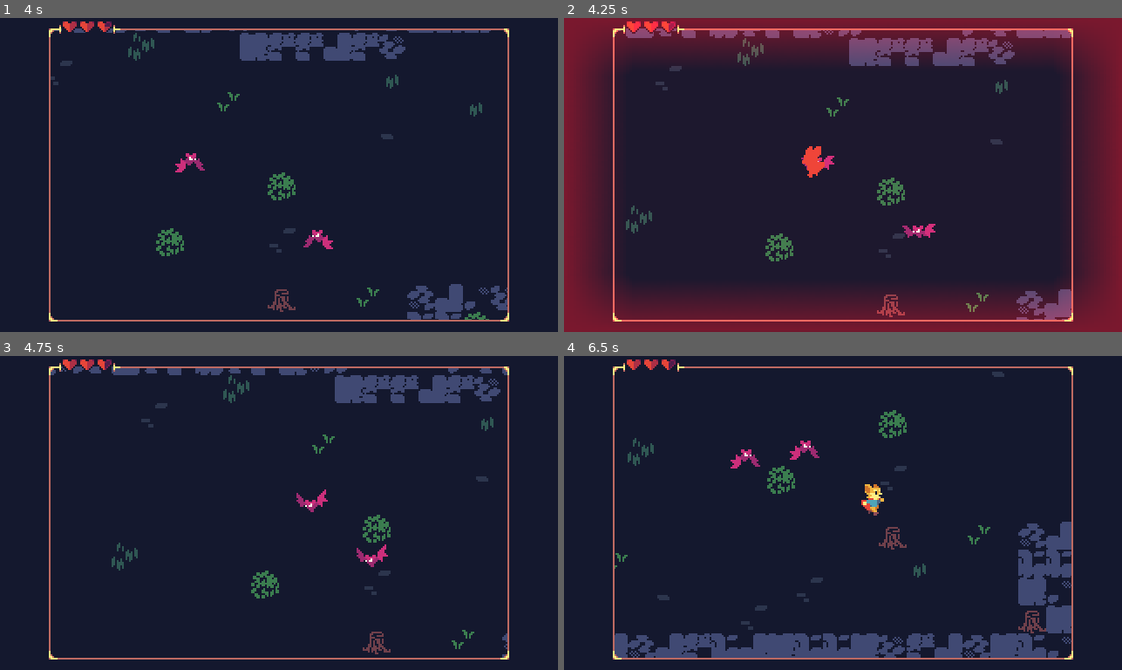
Above: before the commit, frames 1-4 (two rows, left to right).
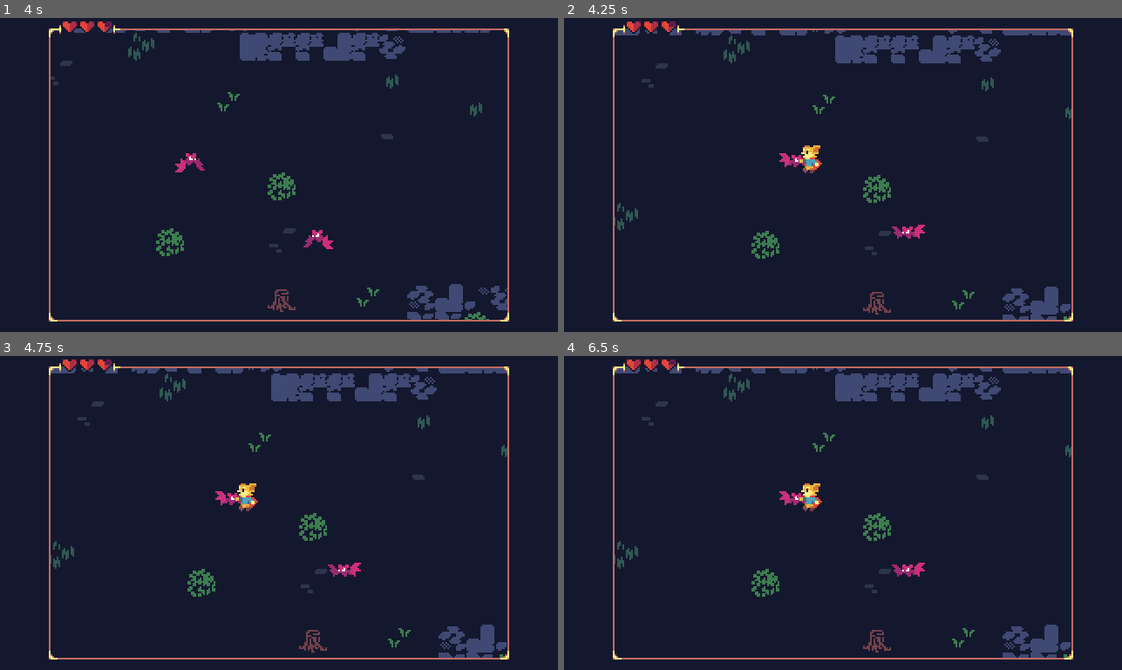
Above: after the commit, the same moments.

Repository: uheartbeast/retro-action-rpg
Game: Godot game, scene res://world.tscn
Same seed, same stepped clock (60 frames per second), same inputs: the game is played once before the commit and once after it.
Inputs:
- Up to frame 1 (4 s): hold Right (move_right) 0.53-1.28 s; tap one key every 0.75 s from 0.6 s: Z (misc) X (roll) C (weapon) Z (misc) X (roll); hold Down (move_down) 1.28-2.03 s; hold Right (move_right) 2.03-2.78 s; hold Up (move_up) 2.78-3.53 s; hold Left (move_left) from 3.53 s (still down)
- Up to frame 2 (4.25 s): keep holding Left (move_left); tap Escape (pause, bound only after the commit) at 4.15 s
- Up to frame 3 (4.75 s): keep holding Left (move_left); tap C (weapon) at 4.35 s
- Up to frame 4 (6.5 s): release Left (move_left) at 5.03 s; hold Down (move_down) 5.03-5.78 s; tap Z (misc) at 5.1 s; hold Right (move_right) from 5.78 s (still down); tap X (roll) at 5.85 s

Frame 1 is identical in both runs. In frame 2, 44% of the frame differs, in the area x 0-100%, y 0-100%; in frame 3, 6.6%; in frame 4, 12%.

Commit message:
67 - Pause Manager

Diff:
--- a/project.godot
+++ b/project.godot
@@ -89,6 +89,12 @@
 , Object(InputEventJoypadButton,"resource_local_to_scene":false,"resource_name":"","device":-1,"button_index":3,"pressure":0.0,"pressed":true,"script":null)
 ]
 }
+pause={
+"deadzone": 0.5,
+"events": [Object(InputEventKey,"resource_local_to_scene":false,"resource_name":"","device":-1,"window_id":0,"alt_pressed":false,"shift_pressed":false,"ctrl_pressed":false,"meta_pressed":false,"pressed":false,"keycode":0,"physical_keycode":4194305,"key_label":0,"unicode":0,"location":0,"echo":false,"script":null)
+, Object(InputEventJoypadButton,"resource_local_to_scene":false,"resource_name":"","device":-1,"button_index":6,"pressure":0.0,"pressed":true,"script":null)
+]
+}
 
 [layer_names]
 
--- a/world.tscn
+++ b/world.tscn
@@ -6,6 +6,7 @@
 [ext_resource type="Script" path="res://camera/character_camera.gd" id="3_mno1f"]
 [ext_resource type="PackedScene" uid="uid://burvhv42pe1q6" path="res://levels/level_1.tscn" id="4_a0by2"]
 [ext_resource type="PackedScene" uid="uid://b5s4xpld57vda" path="res://effects/hero_hurt_flash.tscn" id="5_1kdlc"]
+[ext_resource type="Script" path="res://world_systems/pause_manager.gd" id="7_wjru1"]
 
 [node name="World" type="Node2D" node_paths=PackedStringArray("current_level")]
 script = ExtResource("1_bmmwn")
@@ -24,3 +25,6 @@
 [node name="Level1" parent="." instance=ExtResource("4_a0by2")]
 
 [node name="HeroHurtFlash" parent="." instance=ExtResource("5_1kdlc")]
+
+[node name="PauseManager" type="Node" parent="."]
+script = ExtResource("7_wjru1")
--- /dev/null
+++ b/world_systems/pause_manager.gd
@@ -0,0 +1,17 @@
+class_name PauseManager
+extends Node
+
+signal paused()
+signal unpaused()
+
+var is_paused: = false :
+	set(value):
+		is_paused = value
+		get_tree().paused = is_paused
+
+func _ready() -> void:
+	process_mode = PROCESS_MODE_ALWAYS
+
+func _input(event: InputEvent) -> void:
+	if event.is_action_pressed("pause"):
+		is_paused = not is_paused
Not shown: 1 places in world.tscn that only renumber resources
